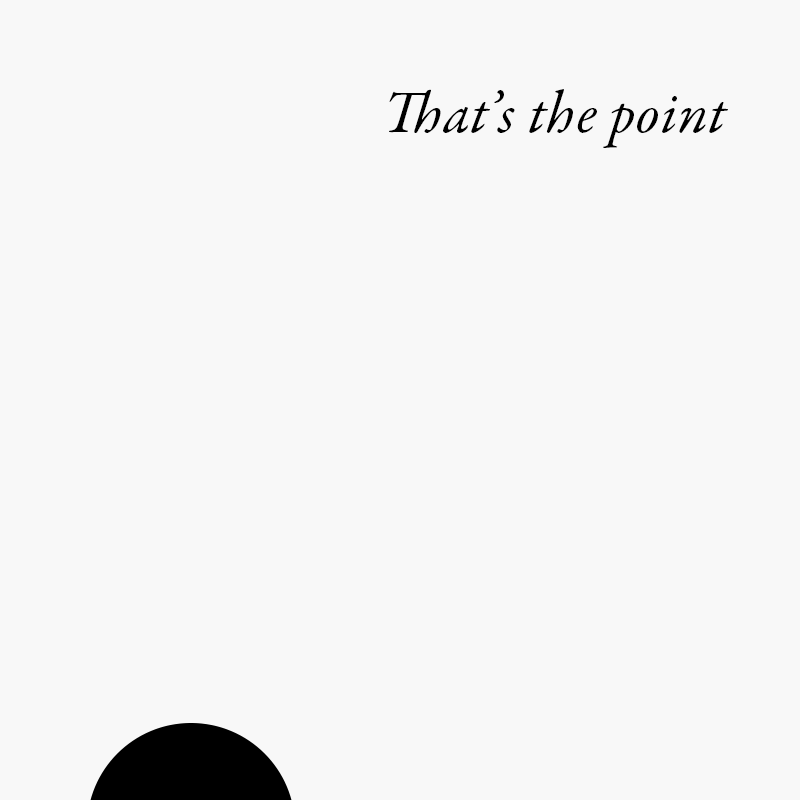
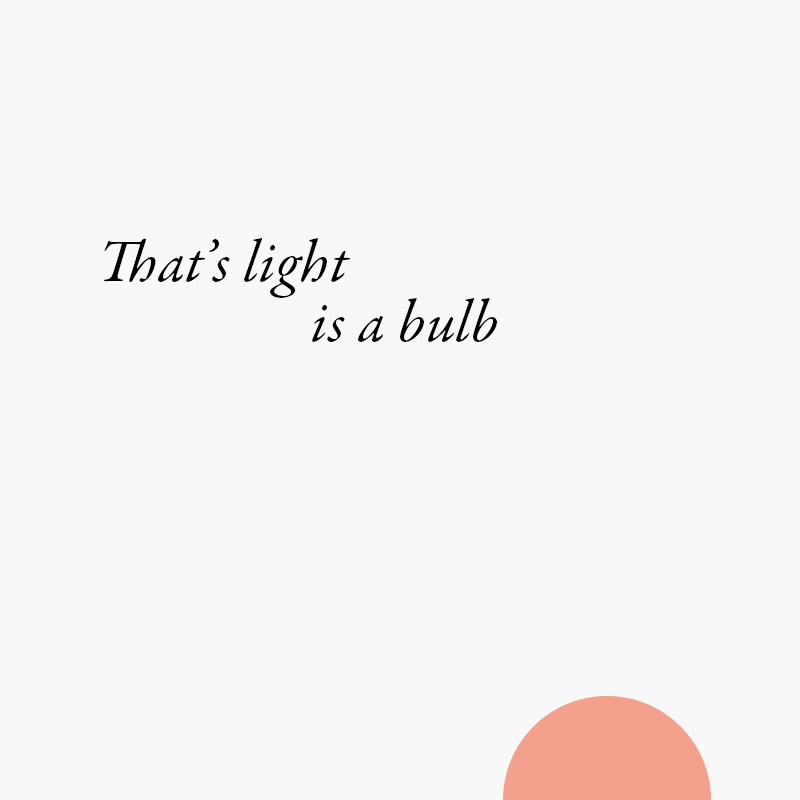
Comparing the layer stacks of the two 800x800 images. Changes:
renamed "That’s the point" to "That’s light is a bulb", painted on it over [104, 89, 728, 342]
painted on "Ellipse 1" over [90, 696, 711, 800]
